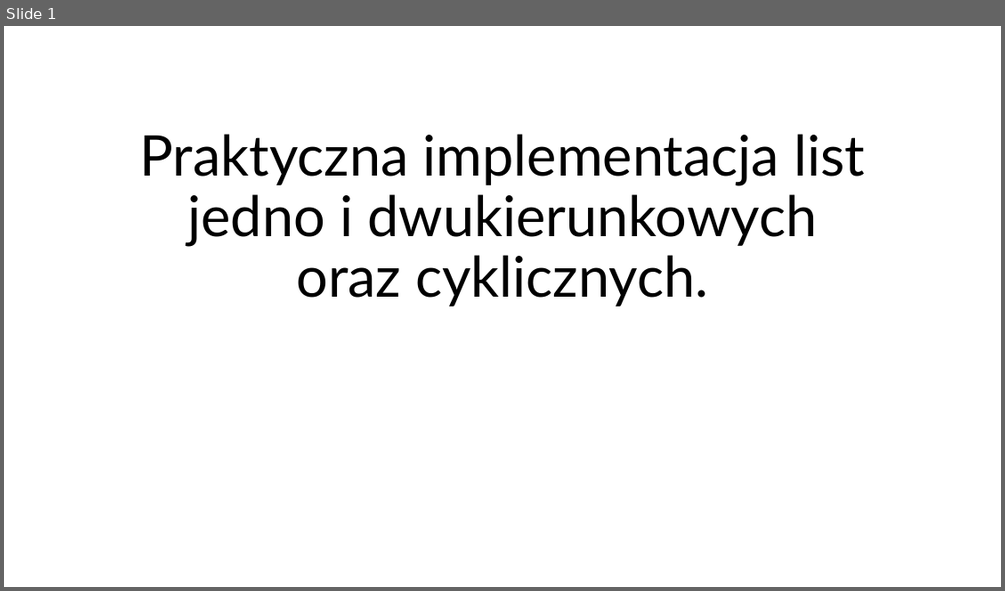
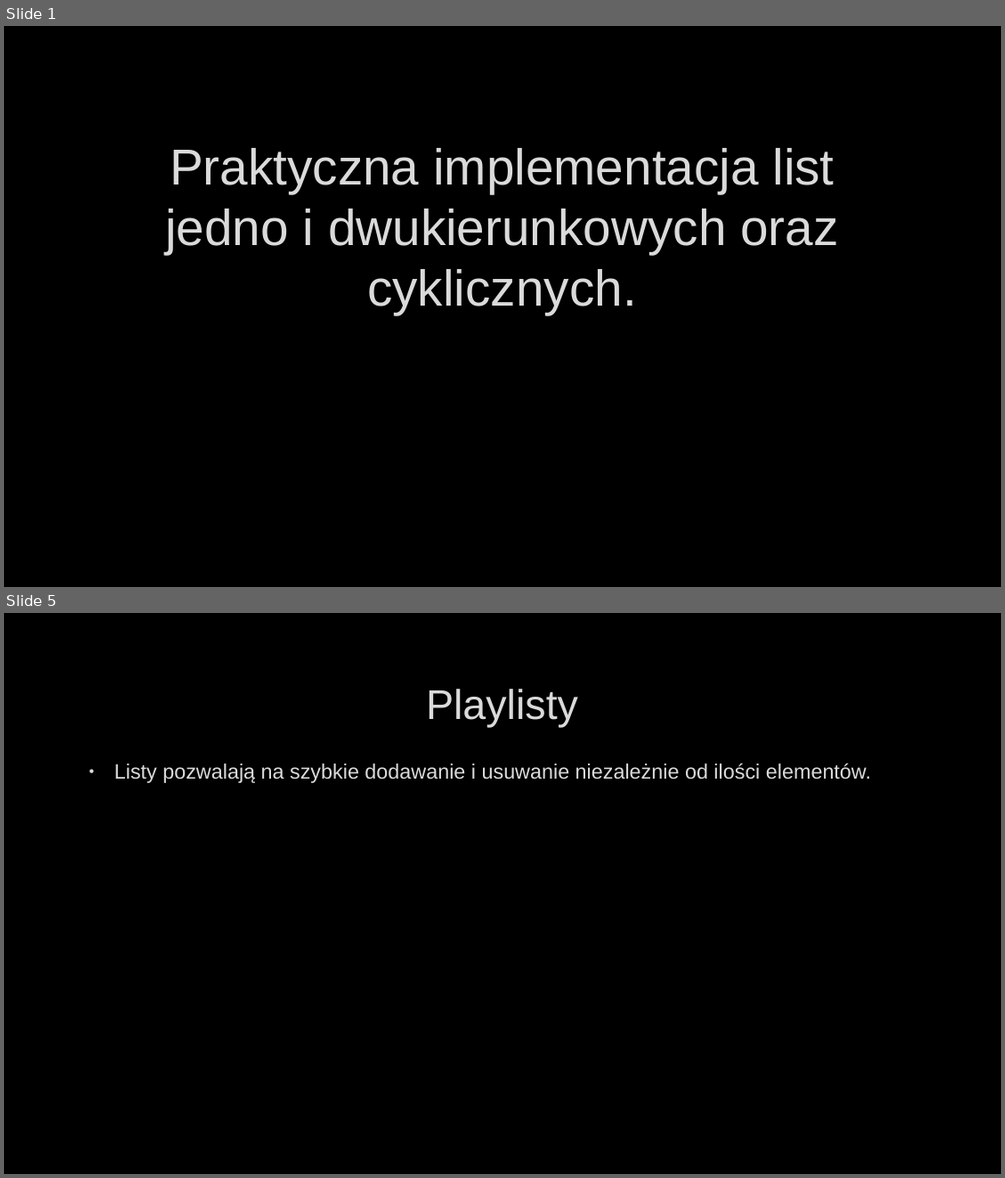
Before and after one commit to 31290/31290_cpp, a slide deck: zadanie_01/lists_imp/dojebanaprezentacjaolistachidlaczegomojaimplementacjajestlepszaastdssiepale.pptx. Shown one above the other, each under a label of ours: slide 1 before the commit, slides 1 and 5 after it; the slides between them are not shown. The pictures are 1005x591 and 1005x1178 pixels, drawn with LibreOffice and Linux fonts; fonts in the diff are those of the drawing; background and template pictures are left out. Boxes give left, top, right and bottom in pixels: in the first picture for what was removed or moved away, otherwise in the second. Text is boxed around its words. In the diff, an @@ line names an element or a change of style, - is before the commit and + after.

```diff
--- a/zadanie_01/lists_imp/dojebanaprezentacjaolistachidlaczegomojaimplementacjajestlepszaastdssiepale.pptx
+++ b/zadanie_01/lists_imp/dojebanaprezentacjaolistachidlaczegomojaimplementacjajestlepszaastdssiepale.pptx
@@ slide 5 added at bbox=[4, 613, 1001, 1174], background picture (left out) @@
@@ title added at bbox=[426, 689, 578, 727], 40 pt, text #DADADA @@
+Playlisty
@@ text added at bbox=[114, 763, 871, 783], 20 pt, text #DADADA @@
+• Listy pozwalają na szybkie dodawanie i usuwanie niezależnie od ilości elementów.
@@ slide 1 changed as well @@
@@ background #FFFFFF to picture (left out) @@
@@ title "Praktyczna implementacja list jedno i ...": place and size @@
-title "Praktyczna implementacja list jedno i ..." at bbox=[140, 134, 865, 306]
+title "Praktyczna implementacja list jedno i ..." at bbox=[165, 148, 838, 315]
@@ title "Praktyczna implementacja list jedno i ..." at bbox=[165, 148, 838, 315]: size 54 to 48.6 pt, font Lato to Arial, text colour #000000 to #DADADA, letter outline none to #404040 0.75 pt; line spacing 0.9 to 1 @@
```
Also in this commit, not shown: 5 other slides added, 2 slides removed.
